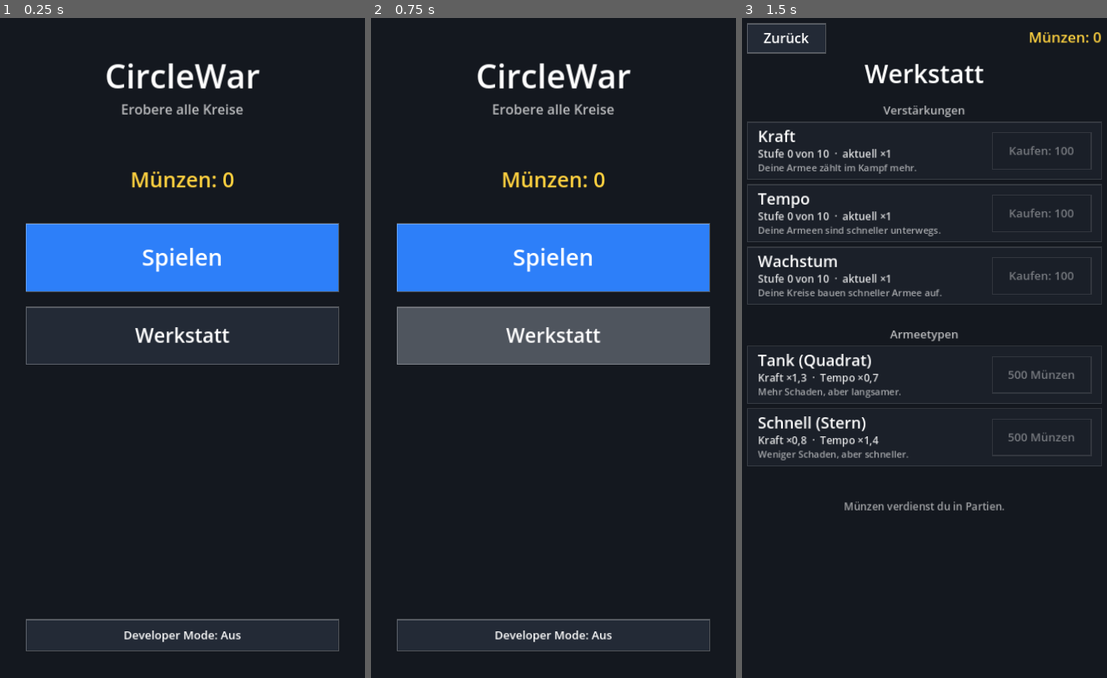
Above: before the commit, frames 1-3 (left to right).
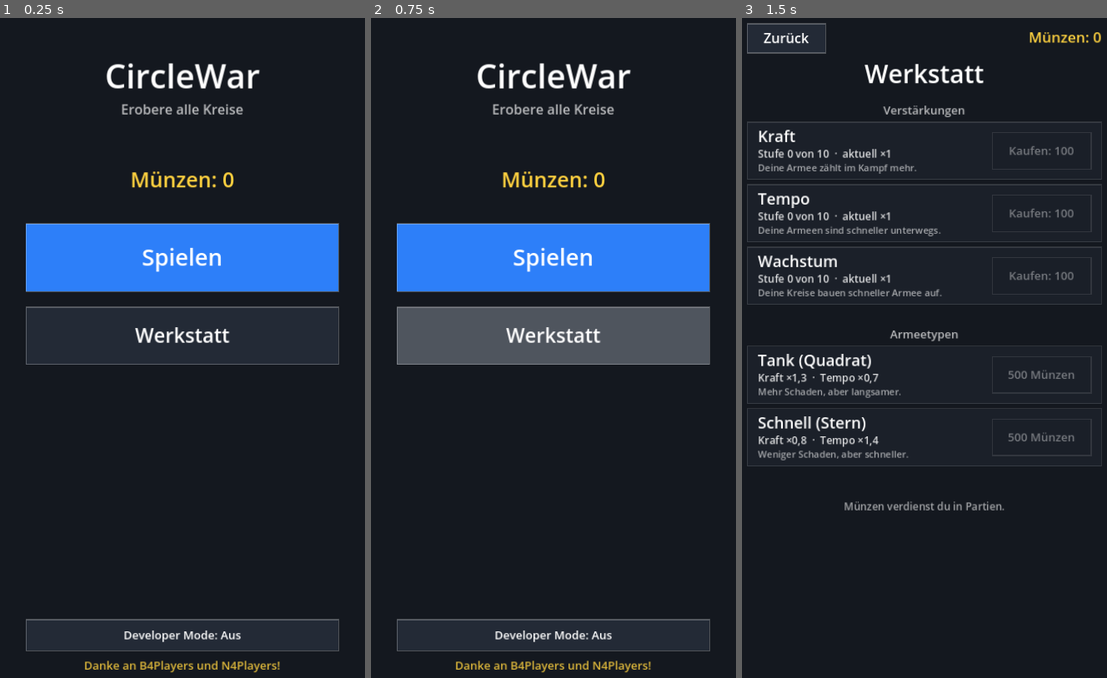
Above: after the commit, the same moments.

Repository: dremsky84/CircleWar
Game: Godot game, scene res://main.tscn
Same seed, same stepped clock (60 frames per second), same inputs: the game is played once before the commit and once after it.
Inputs (mouse positions are in pixels of both pictures, inside the frame that each line leads up to):
- Up to frame 1 (0.25 s): no input
- Up to frame 2 (0.75 s): tap Enter at 0.5 s; move the mouse to (637, 315) at 0.52 s; click (637, 315) at 0.67 s
- Up to frame 3 (1.5 s): tap Space at 1.25 s; drag from (847, 381) to (906, 480) at 1.27 s

The runs differ from the first frame. In frame 1, 0.4% of the frame differs, in the area x 23-77%, y 97-100%; in frame 2, 0.4%; in frame 3, nothing differs.

Commit message:
Hauptmenü: Danksagung an B4Players und N4Players
Co-Authored-By: Claude Sonnet 5.5 <noreply@anthropic.com>
Claude-Session: https://claude.ai/code/session_0136NsyP7JNdCaXv9od2PjSo

Diff:
--- a/scripts/game.gd
+++ b/scripts/game.gd
@@ -1074,6 +1074,7 @@
 	_text(font, off + 190.0, "Erobere alle Kreise", 26, Color(1, 1, 1, 0.7))
 	_text(font, off + 330.0, "Münzen: %d" % coins, 40, GOLD)
 	_draw_buttons(font)
+	_text(font, off + 1256.0, "Danke an B4Players und N4Players!", 22, Color(GOLD, 0.85))
 	if dev_mode:
 		_text(font, off + 1058.0, "Developer", 18, Color(1, 1, 1, 0.5))
 
